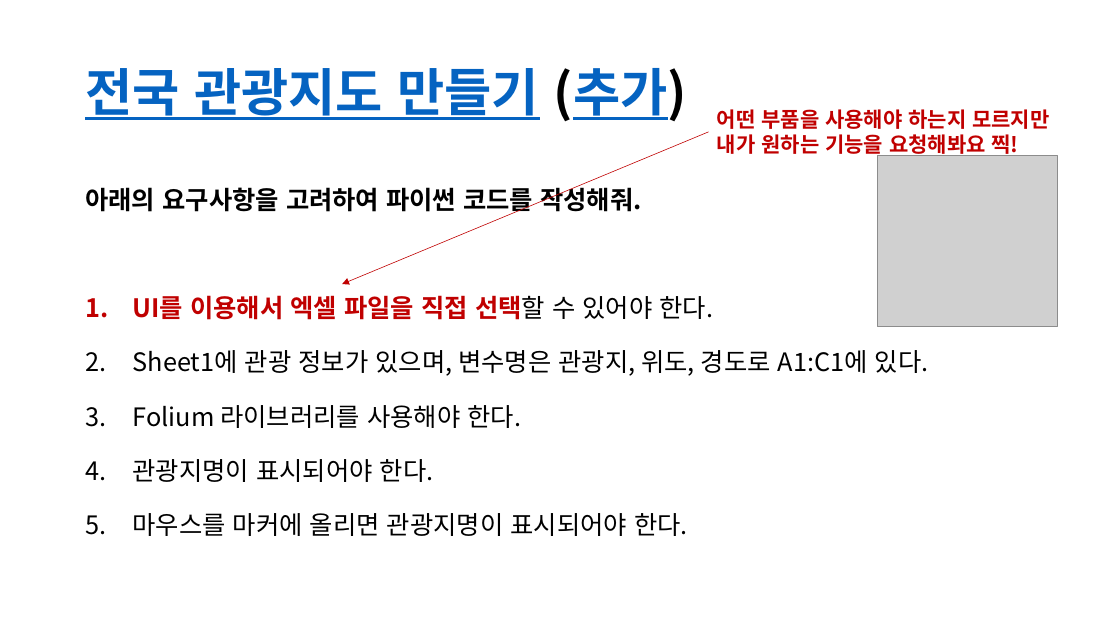
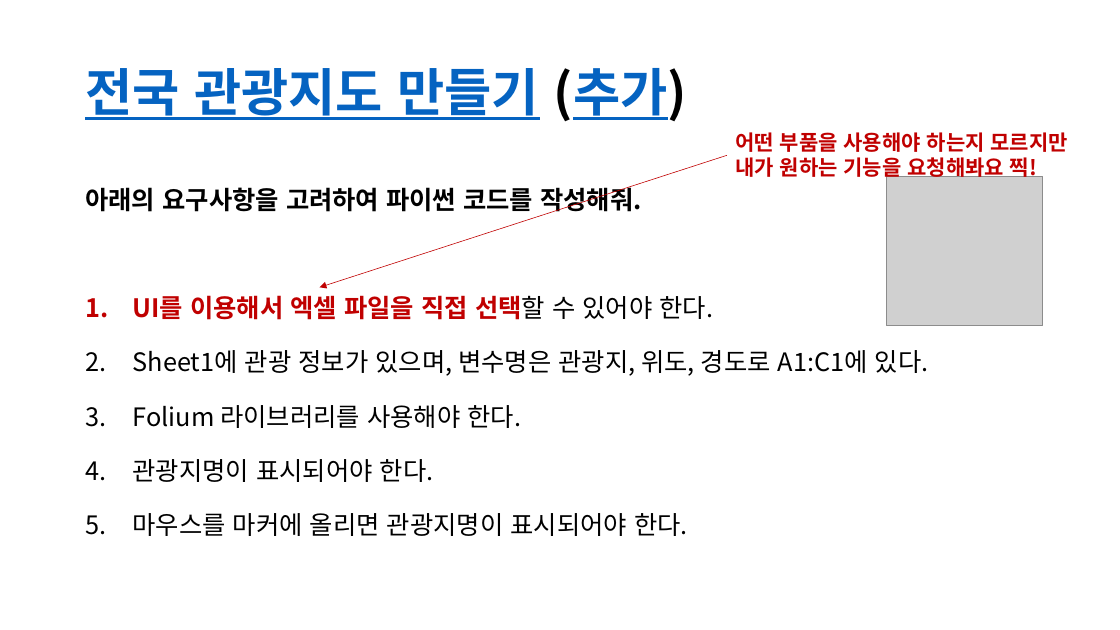
Before and after one commit to lolsaless/Python, a slide deck: slide 10 of 발표자료/20230623_북부청사 발표/프롬프트 실습(북부청사).pptx. Drawn at 1120x630 pixels with LibreOffice and Linux fonts; fonts in the diff are those of the drawing; grey boxes stand for pictures. Boxes give left, top, right and bottom in pixels: in the first picture for what was removed or moved away, otherwise in the second. Text is boxed around its words. In the diff, an @@ line names an element or a change of style, - is before the commit and + after.

```diff
--- a/발표자료/20230623_북부청사 발표/프롬프트 실습(북부청사).pptx
+++ b/발표자료/20230623_북부청사 발표/프롬프트 실습(북부청사).pptx
@@ text "어떤 부품을 사용해야 하는지 모르지만": place and size @@
-text "어떤 부품을 사용해야 하는지 모르지만" at [717,109,1049,157]
+text "어떤 부품을 사용해야 하는지 모르지만" at [735,132,1068,181]
@@ arrow moved from (709, 132) - (342, 284) to (727, 155) - (319, 287) @@
@@ picture: place and size @@
-picture at [878,155,1058,327]
+picture at [886,176,1044,326]
```
Also in this commit, not shown: 3 other slides changed.
